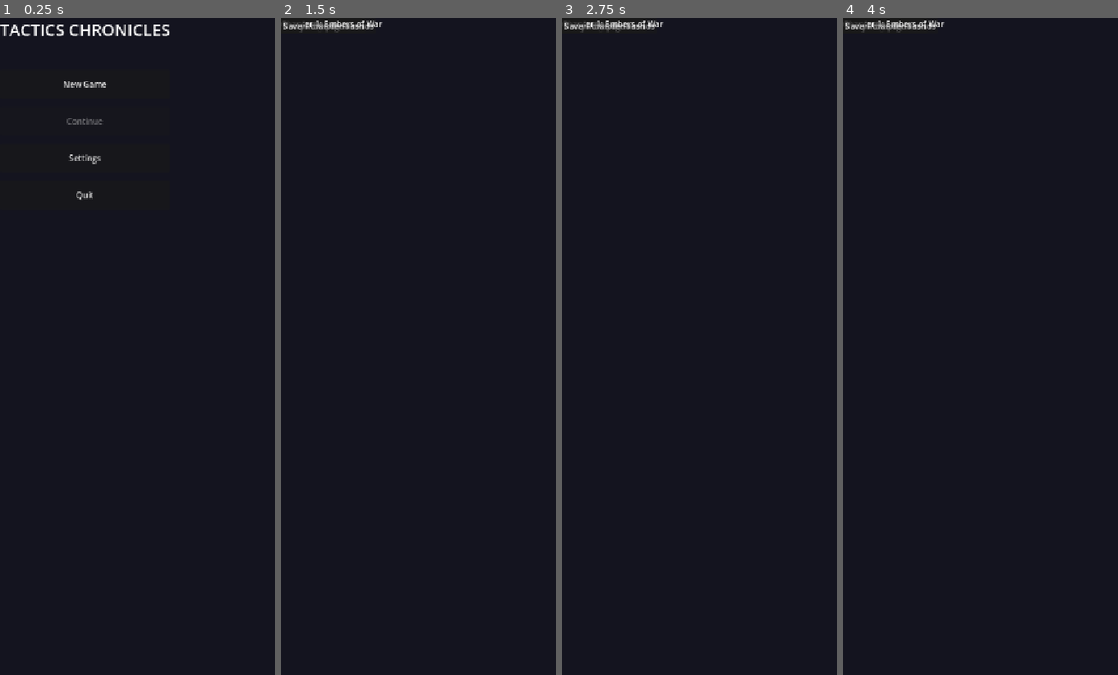
Above: before the commit, frames 1-4 (left to right).
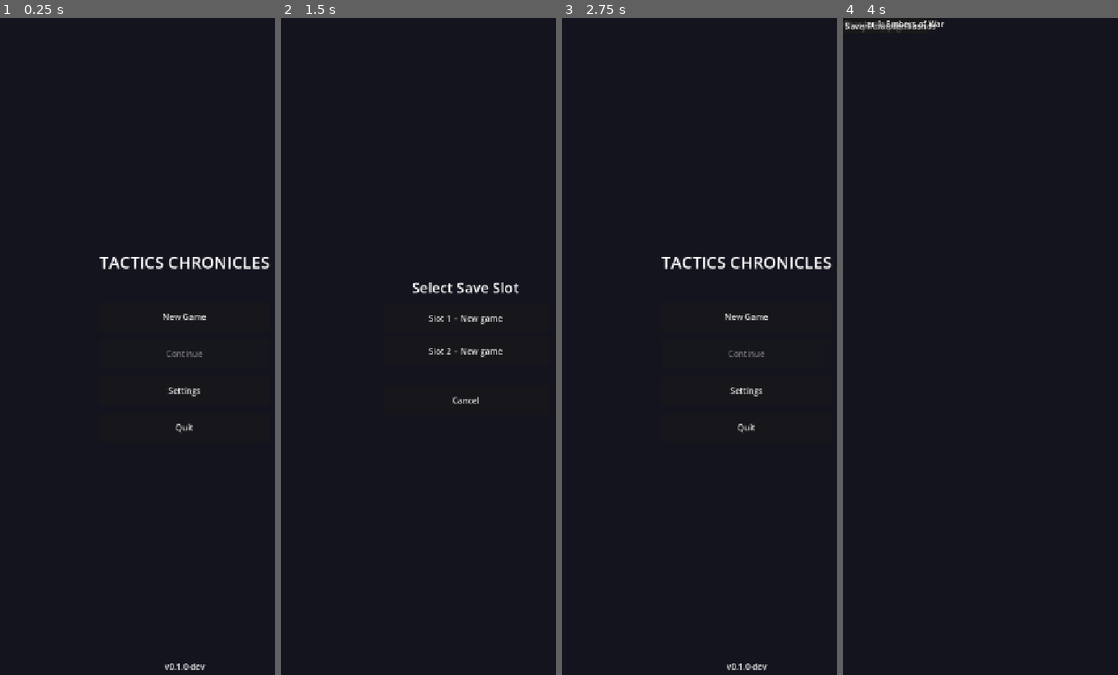
Above: after the commit, the same moments.

Repository: GetFunctMaddMatt/Claude
Game: Godot game, scene res://scenes/MainMenu.tscn
The game is run twice, just before and just after one commit, with the same random seed, the same clock (stepped at 60 frames per second) and the same inputs.
Inputs (mouse positions are in pixels of both pictures, inside the frame that each line leads up to):
- Up to frame 1 (0.25 s): no input
- Up to frame 2 (1.5 s): click "New Game" at 0.5 s; click (363, 50) at 1.25 s, where only the run before the commit has a clickable "Slot 1 -- Empty"
- Up to frame 3 (2.75 s): click (746, 399) at 2 s, where only the run after the commit has a clickable "Cancel"
- Up to frame 4 (4 s): click (1027, 313) at 2.75 s, where only the run after the commit has a clickable "New Game"; click (1027, 320) at 3.5 s, where only the run after the commit has a clickable "Slot 1 -- New game"

The runs differ from the first frame. In frame 1, 1.9% of the frame differs, in the area x 0-99%, y 1-100%; in frame 2, 1.1%; in frame 3, 1.4%; in frame 4, nothing differs.

Commit message:
Refactor menus to standard Godot pattern: separate scenes + signals
- SaveSelect is now its own scene (scenes/SaveSelect.tscn) on
  CanvasLayer 50 -- automatic input blocking, no overlay hacks
- MainMenu instantiates SaveSelect on demand, listens to
  slot_confirmed and cancelled signals, calls queue_free()
- MainMenu scene no longer contains SaveSelect node
- Both screens fully isolated; back navigation just queue_frees
  the sub-screen

Pattern reference: standard Godot 4 modular menu architecture
(instantiate + add_child rather than change_scene_to_file)

https://claude.ai/code/session_0114YNvNtyu3wud3TocobKKq

Diff:
--- a/tactics_chronicles/scenes/MainMenu.tscn
+++ b/tactics_chronicles/scenes/MainMenu.tscn
@@ -1,10 +1,11 @@
 [gd_scene load_steps=3 format=3]
 
 [ext_resource type="Script" path="res://scripts/ui/MainMenu.gd" id="1"]
-[ext_resource type="Script" path="res://scripts/ui/SaveSelect.gd" id="2"]
 
 [node name="MainMenu" type="Control"]
 anchors_preset = 15
+anchor_right = 1.0
+anchor_bottom = 1.0
 script = ExtResource("1")
 
 [node name="BG" type="ColorRect" parent="."]
@@ -55,39 +56,3 @@
 offset_bottom = -4.0
 text = "v0.1.0-dev"
 horizontal_alignment = 1
-
-[node name="SaveSelect" type="Control" parent="."]
-anchors_preset = 15
-anchor_right = 1.0
-anchor_bottom = 1.0
-mouse_filter = 0
-visible = false
-script = ExtResource("2")
-
-[node name="BG" type="ColorRect" parent="SaveSelect"]
-anchors_preset = 15
-anchor_right = 1.0
-anchor_bottom = 1.0
-mouse_filter = 0
-color = Color(0.04, 0.04, 0.08, 1.0)
-
-[node name="Center" type="CenterContainer" parent="SaveSelect"]
-anchors_preset = 15
-anchor_right = 1.0
-anchor_bottom = 1.0
-
-[node name="VBox" type="VBoxContainer" parent="SaveSelect/Center"]
-custom_minimum_size = Vector2(320, 0)
-theme_override_constants/separation = 12
-
-[node name="TitleLabel" type="Label" parent="SaveSelect/Center/VBox"]
-text = "Select Slot"
-horizontal_alignment = 1
-theme_override_font_sizes/font_size = 24
-
-[node name="SlotsVBox" type="VBoxContainer" parent="SaveSelect/Center/VBox"]
-theme_override_constants/separation = 8
-
-[node name="CancelBtn" type="Button" parent="SaveSelect/Center/VBox"]
-custom_minimum_size = Vector2(320, 56)
-text = "Cancel"
--- /dev/null
+++ b/tactics_chronicles/scenes/SaveSelect.tscn
@@ -0,0 +1,44 @@
+[gd_scene load_steps=2 format=3]
+
+[ext_resource type="Script" path="res://scripts/ui/SaveSelect.gd" id="1"]
+
+[node name="SaveSelect" type="CanvasLayer"]
+layer = 50
+
+[node name="Root" type="Control" parent="."]
+anchors_preset = 15
+anchor_right = 1.0
+anchor_bottom = 1.0
+mouse_filter = 0
+script = ExtResource("1")
+
+[node name="BG" type="ColorRect" parent="Root"]
+anchors_preset = 15
+anchor_right = 1.0
+anchor_bottom = 1.0
+mouse_filter = 0
+color = Color(0.08, 0.08, 0.12, 1)
+
+[node name="Center" type="CenterContainer" parent="Root"]
+anchors_preset = 15
+anchor_right = 1.0
+anchor_bottom = 1.0
+
+[node name="VBox" type="VBoxContainer" parent="Root/Center"]
+custom_minimum_size = Vector2(320, 0)
+theme_override_constants/separation = 12
+
+[node name="TitleLabel" type="Label" parent="Root/Center/VBox"]
+text = "Select Slot"
+horizontal_alignment = 1
+theme_override_font_sizes/font_size = 28
+
+[node name="SlotsVBox" type="VBoxContainer" parent="Root/Center/VBox"]
+theme_override_constants/separation = 8
+
+[node name="Spacer" type="Control" parent="Root/Center/VBox"]
+custom_minimum_size = Vector2(0, 16)
+
+[node name="CancelBtn" type="Button" parent="Root/Center/VBox"]
+custom_minimum_size = Vector2(320, 56)
+text = "Cancel"
--- a/tactics_chronicles/scripts/ui/MainMenu.gd
+++ b/tactics_chronicles/scripts/ui/MainMenu.gd
@@ -1,37 +1,20 @@
 extends Control
 ## Main menu: New Game, Continue, Settings, Quit.
+## Sub-screens (SaveSelect) are instantiated as needed and removed via queue_free.
+
+const SAVE_SELECT_SCENE = preload("res://scenes/SaveSelect.tscn")
 
 @onready var new_game_btn:  Button  = $Center/VBox/NewGameBtn
 @onready var continue_btn:  Button  = $Center/VBox/ContinueBtn
 @onready var settings_btn:  Button  = $Center/VBox/SettingsBtn
 @onready var quit_btn:      Button  = $Center/VBox/QuitBtn
-@onready var save_select:   Control = $SaveSelect
-@onready var version_label: Label   = $VersionLabel
-@onready var main_center:   Control = $Center
 
 func _ready() -> void:
 	new_game_btn.pressed.connect(_on_new_game)
 	continue_btn.pressed.connect(_on_continue)
 	settings_btn.pressed.connect(_on_settings)
 	quit_btn.pressed.connect(_on_quit)
-	version_label.text = "v0.1.0-dev"
-	save_select.slot_confirmed.connect(_on_slot_confirmed)
-	save_select.cancelled.connect(_show_main_menu)
 	_check_saves()
-
-func _show_main_menu() -> void:
-	main_center.visible = true
-	version_label.visible = true
-
-func _hide_main_menu() -> void:
-	main_center.visible = false
-	version_label.visible = false
-
-func _on_slot_confirmed(slot: int) -> void:
-	if save_select._mode == SaveSelect.Mode.NEW_GAME:
-		start_new_game(slot)
-	else:
-		load_game(slot)
 
 func _check_saves() -> void:
 	continue_btn.disabled = true
@@ -40,42 +23,54 @@
 			continue_btn.disabled = false
 			break
 
+# -- Sub-screens ---------------------------------------------------------------
+
+func _open_save_select(mode: int, on_confirm: Callable) -> void:
+	var canvas = SAVE_SELECT_SCENE.instantiate()
+	var ss: SaveSelect = canvas.get_node("Root")
+	ss.mode = mode
+	ss.slot_confirmed.connect(func(slot):
+		canvas.queue_free()
+		on_confirm.call(slot))
+	ss.cancelled.connect(func(): canvas.queue_free())
+	add_child(canvas)
+
+# -- Buttons -------------------------------------------------------------------
+
 func _on_new_game() -> void:
-	_hide_main_menu()
-	save_select.open_for_new_game()
+	_open_save_select(SaveSelect.Mode.NEW_GAME, _start_new_game)
 
 func _on_continue() -> void:
-	_hide_main_menu()
-	save_select.open_for_load()
+	_open_save_select(SaveSelect.Mode.LOAD, _load_game)
 
 func _on_settings() -> void:
-	# TODO: open settings panel
 	EventBus.menu_opened.emit("settings")
 
 func _on_quit() -> void:
 	get_tree().quit()
 
-func start_new_game(slot: int) -> void:
+# -- Game start ----------------------------------------------------------------
+
+func _start_new_game(slot: int) -> void:
 	_init_new_game_state()
 	SaveManager.save(slot)
 	get_tree().change_scene_to_file("res://scenes/Overworld.tscn")
 
-func load_game(slot: int) -> void:
+func _load_game(slot: int) -> void:
 	if SaveManager.load_save(slot):
 		get_tree().change_scene_to_file("res://scenes/Overworld.tscn")
 
 func _init_new_game_state() -> void:
-	GameState.current_chapter  = "ch01"
-	GameState.current_node     = "node_ch01_01"
-	GameState.party            = _create_starter_party()
-	GameState.gil              = 500
-	GameState.inventory        = { "potion": 3, "ether": 1 }
-	GameState.unlocked_classes = ["soldier", "arcanist"]
+	GameState.current_chapter   = "ch01"
+	GameState.current_node      = "node_ch01_01"
+	GameState.party             = _create_starter_party()
+	GameState.gil               = 500
+	GameState.inventory         = { "potion": 3, "ether": 1 }
+	GameState.unlocked_classes  = ["soldier", "arcanist"]
 	GameState.completed_battles = []
-	GameState.story_flags      = {}
+	GameState.story_flags       = {}
 
 func _create_starter_party() -> Array:
-	# Two default starter units -- player renames/customizes in camp screen
 	var warrior = {
 		"unit_id": "pc_01", "unit_name": "Aric",
 		"class_id": "soldier", "level": 1,
--- a/tactics_chronicles/scripts/ui/SaveSelect.gd
+++ b/tactics_chronicles/scripts/ui/SaveSelect.gd
@@ -1,33 +1,26 @@
 class_name SaveSelect
 extends Control
-## Save slot selection screen -- used for both New Game (pick slot) and Continue (pick save).
+## Standalone save slot selection screen.
+## Instantiate via MainMenu, mode set externally before adding to tree.
 
 enum Mode { NEW_GAME, LOAD }
 
 signal slot_confirmed(slot: int)
 signal cancelled()
 
-@onready var title_label: Label        = $Center/VBox/TitleLabel
+var mode: Mode = Mode.LOAD
+
+@onready var title_label: Label         = $Center/VBox/TitleLabel
 @onready var slots_vbox:  VBoxContainer = $Center/VBox/SlotsVBox
 @onready var cancel_btn:  Button        = $Center/VBox/CancelBtn
 
-var _mode: Mode = Mode.LOAD
+func _ready() -> void:
+	cancel_btn.pressed.connect(_on_cancel)
+	title_label.text = "Select Save Slot" if mode == Mode.NEW_GAME else "Load Game"
+	_build_slots()
 
-func _ready() -> void:
-	cancel_btn.pressed.connect(func(): cancelled.emit(); hide())
-	visible = false
-
-func open_for_new_game() -> void:
-	_mode = Mode.NEW_GAME
-	title_label.text = "Select Save Slot"
-	_build_slots()
-	show()
-
-func open_for_load() -> void:
-	_mode = Mode.LOAD
-	title_label.text = "Load Game"
-	_build_slots()
-	show()
+func _on_cancel() -> void:
+	cancelled.emit()
 
 func _build_slots() -> void:
 	for child in slots_vbox.get_children():
@@ -35,27 +28,27 @@
 
 	for i in SaveManager.MAX_SLOTS:
 		if i == 0:
-			continue   # slot 0 = autosave, not shown to player
+			continue   # slot 0 = autosave, hidden from player
 		var info = SaveManager.get_slot_info(i)
 		var btn  = Button.new()
+		btn.custom_minimum_size = Vector2(320, 56)
 
-		if _mode == Mode.LOAD:
+		if mode == Mode.LOAD:
 			if not info.get("exists", false):
 				btn.disabled = true
 				btn.text = "Slot %d -- Empty" % i
 			else:
-				var ts  = info.get("timestamp", 0)
-				var dt  = Time.get_datetime_string_from_unix_time(int(ts))
+				var ts = info.get("timestamp", 0)
+				var dt = Time.get_datetime_string_from_unix_time(int(ts))
 				btn.text = "Slot %d -- %s  (%s)" % [i, info.get("chapter", "?"), dt]
 		else:
 			if info.get("exists", false):
 				btn.text = "Slot %d -- Overwrite save" % i
 			else:
-				btn.text = "Slot %d -- Empty" % i
+				btn.text = "Slot %d -- New game" % i
 
 		btn.pressed.connect(_on_slot_pressed.bind(i))
 		slots_vbox.add_child(btn)
 
 func _on_slot_pressed(slot: int) -> void:
 	slot_confirmed.emit(slot)
-	hide()
